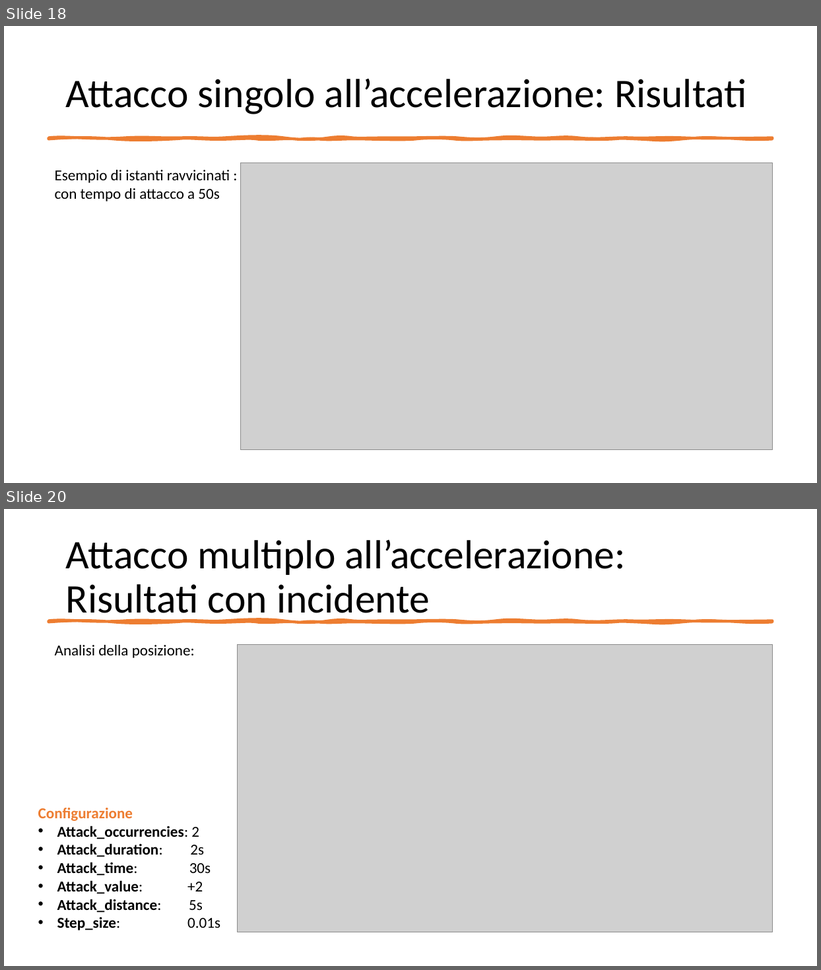
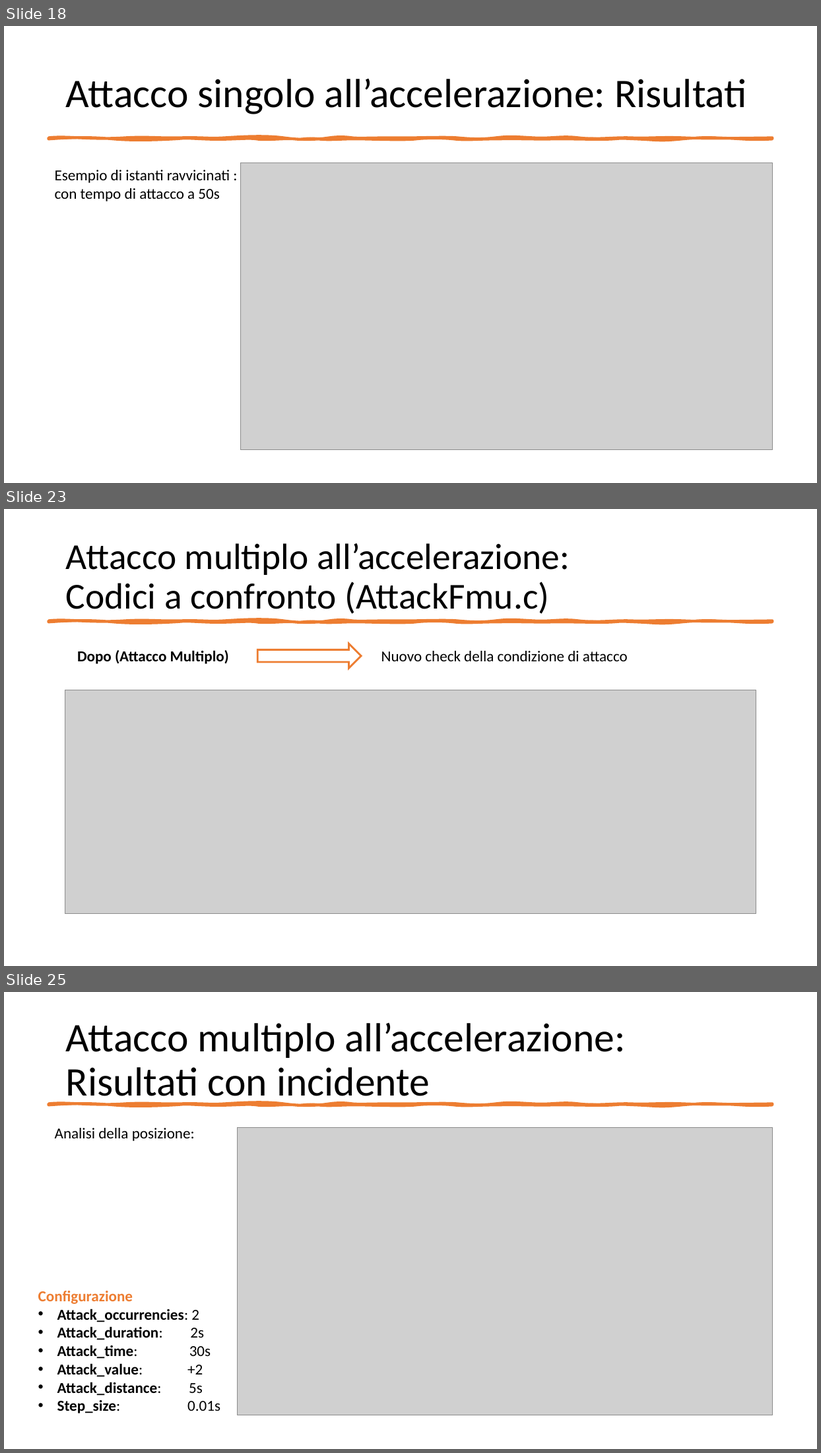
Before and after one commit to gerti98/FormalMethodsProject, a slide deck: Leading Car – Following Car.pptx. Shown one above the other, each under a label of ours: slides 18 and 20 before the commit, slides 18, 23 and 25 after it; the slides between them are not shown. The pictures are 821x970 and 821x1453 pixels, drawn with LibreOffice and Linux fonts; fonts in the diff are those of the drawing; grey boxes stand for pictures. Boxes give left, top, right and bottom in pixels: in the first picture for what was removed or moved away, otherwise in the second. Text is boxed around its words. In the diff, an @@ line names an element or a change of style, - is before the commit and + after.

```diff
--- a/Leading Car – Following Car.pptx
+++ b/Leading Car – Following Car.pptx
@@ slide 23 added at [4,509,817,966], background #FFFFFF @@
@@ title added at [66,543,570,614], 43.2 pt, text #000000 @@
+Attacco multiplo all’accelerazione:
+Codici a confronto (AttackFmu.c)
@@ freeform shape added at [48,621,773,622], fill #ED7D31, outline #ED7D31 3.25 pt @@
@@ right arrow added at [257,644,362,668], fill #FFFFFF, outline #ED7D31 2.25 pt @@
@@ text added at [77,650,229,664], 18 pt, text #000000, bold @@
+Dopo (Attacco Multiplo)
@@ text added at [382,651,628,661], 18 pt, text #000000 @@
+Nuovo check della condizione di attacco
@@ picture added at [65,690,757,914] @@
@@ what was slide 20 is now slide 25 @@
```
Also in this commit, not shown: 4 slides changed, 4 other slides added.
